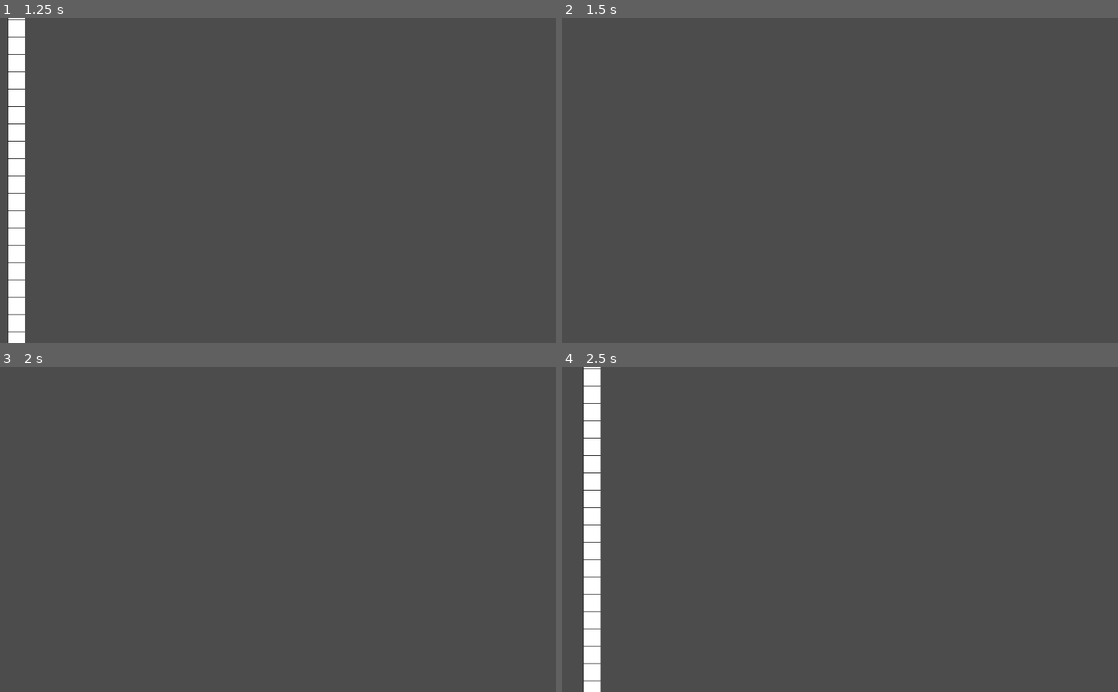
Above: before the commit, frames 1-4 (two rows, left to right).
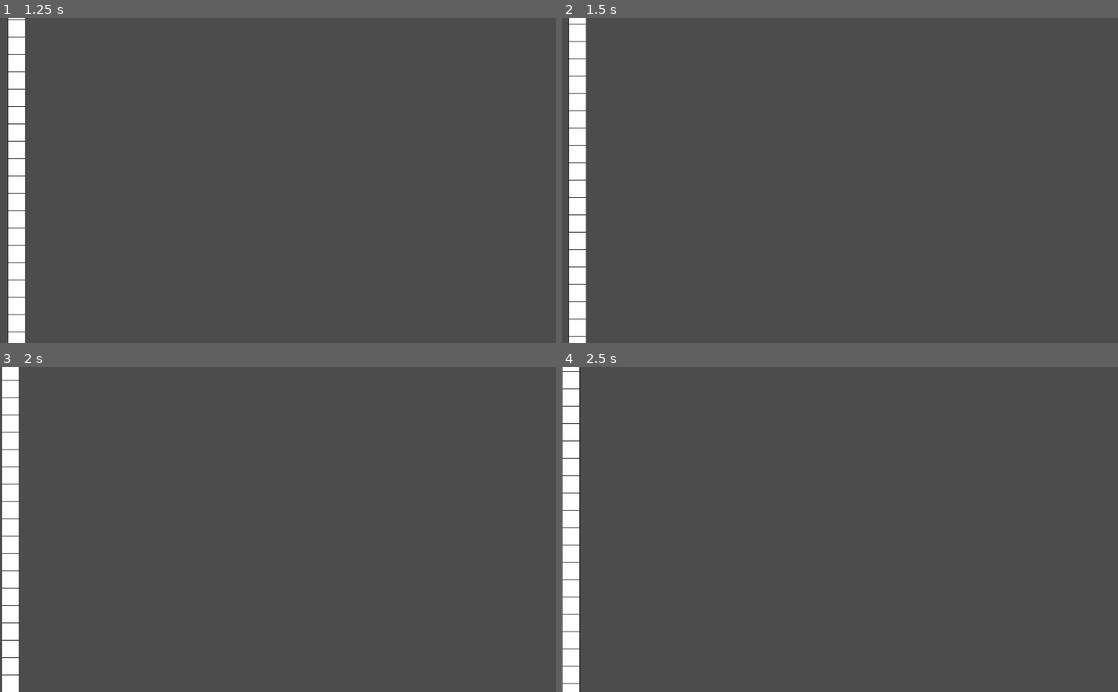
Above: after the commit, the same moments.

Repository: yuval-herman/ragdoll-game
Game: Godot game, scene res://scenes/main.tscn
Two runs of this game, one before a commit and one after it. Both use one fixed random seed, a clock stepped at 60 frames per second and the inputs below.
Inputs (mouse positions are in pixels of both pictures, inside the frame that each line leads up to):
- Up to frame 1 (1.25 s): move the mouse to (166, 320) at 0.52 s; hold Space (ui_select) from 0.53 s (still down); click (166, 320) at 0.67 s
- Up to frame 2 (1.5 s): move the mouse to (728, 196) at 1.27 s; release Space (ui_select) at 1.28 s; tap Mouse wheel up (zoom_in) at 1.35 s; click (728, 196) at 1.42 s
- Up to frame 3 (2 s): tap Space (ui_select) at 1.52, 1.55, 1.82 s
- Up to frame 4 (2.5 s): move the mouse to (895, 458) at 2.02 s; hold Mouse wheel down (zoom_out) from 2.03 s (still down); click (895, 458) at 2.17 s; tap Space (ui_select) at 2.3 s

Frame 1 is identical in both runs. In frame 2, 3.2% of the frame differs, in the area x 1-5%, y 0-100%; in frame 3, 3.0%; in frame 4, 6.3%, in the area x 0-7%, y 0-100%.
Error after the commit: Attempt to call function 'instance' in base 'null instance' on a null instance. (res://scripts/main.gd:10)

Commit message:
added a pin with some functionality

Diff:
--- a/scripts/main.gd
+++ b/scripts/main.gd
@@ -1,8 +1,17 @@
 extends Node
 var is_slomo = false
+var mouseMode = 1
+onready var pin = load("res://scenes/worldPin.tscn")
 
 func _input(event):
-	if event.is_action_pressed("ui_select"):
+	if event is InputEventMouseButton:
+		if event.button_index == BUTTON_LEFT and event.pressed:
+			if mouseMode == 1:
+				var newPin = pin.instance()
+				newPin.global_position = $Camera2D.get_global_mouse_position()
+				add_child(newPin)
+
+	elif event.is_action_pressed("ui_select"):
 		if is_slomo:
 			Engine.time_scale = 1
 			is_slomo = false
